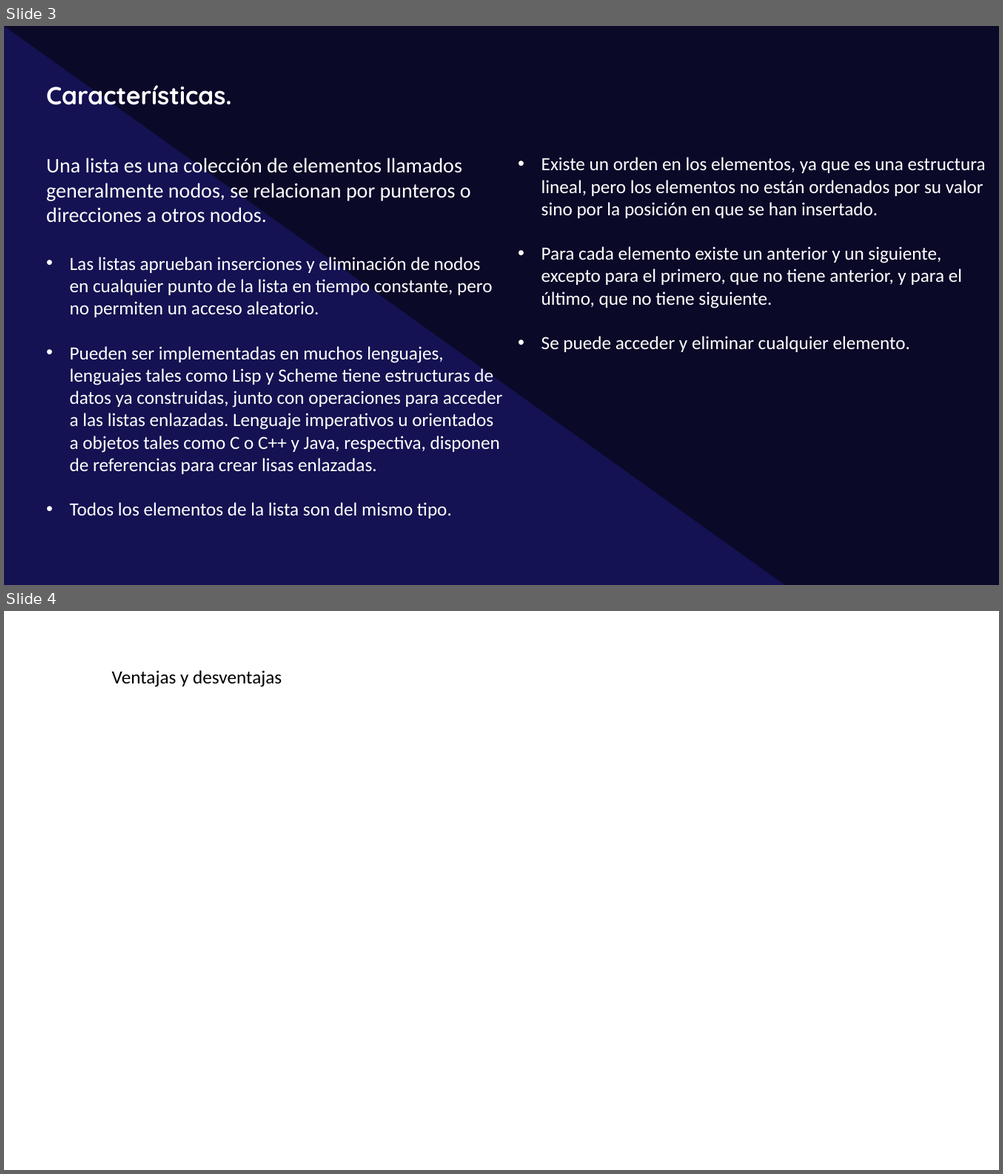
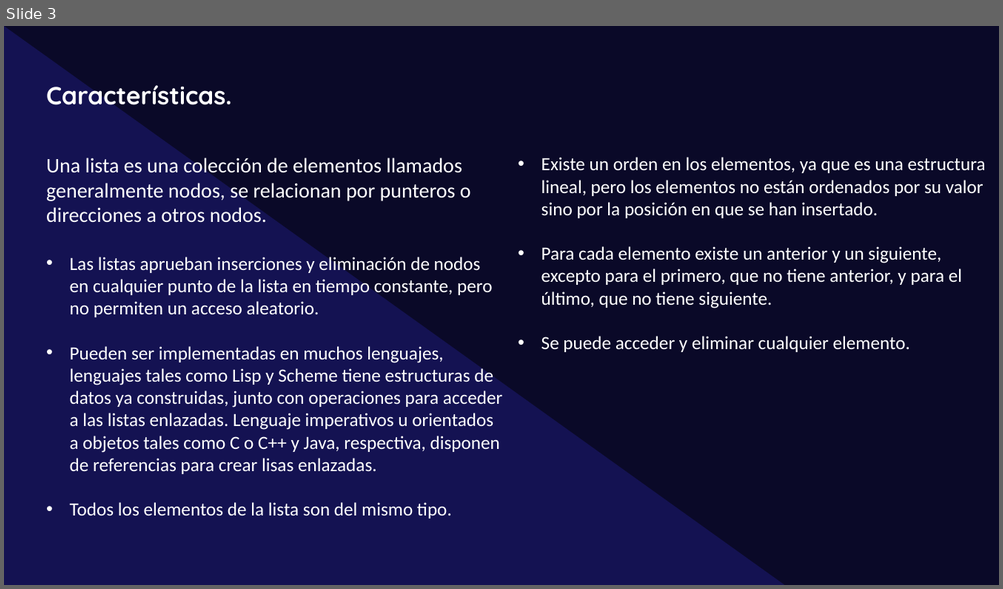
Before and after one commit to 987-Ismael-Romero/Listas, a slide deck: Expo/Expo_Listas.pptx. Shown one above the other, each under a label of ours: slides 3 and 4 before the commit, slide 3 after it. The pictures are 1003x1174 and 1003x589 pixels, drawn with LibreOffice and Linux fonts; fonts in the diff are those of the drawing. Boxes give left, top, right and bottom in pixels: in the first picture for what was removed or moved away, otherwise in the second. Text is boxed around its words. In the diff, an @@ line names an element or a change of style, - is before the commit and + after.

```diff
--- a/Expo/Expo_Listas.pptx
+++ b/Expo/Expo_Listas.pptx
@@ slide 4 removed at [4,611,999,1170], background #FFFFFF @@
@@ text removed at [112,670,282,687] @@
-Ventajas y desventajas
```
Also in this commit, not shown: 2 slides added.
